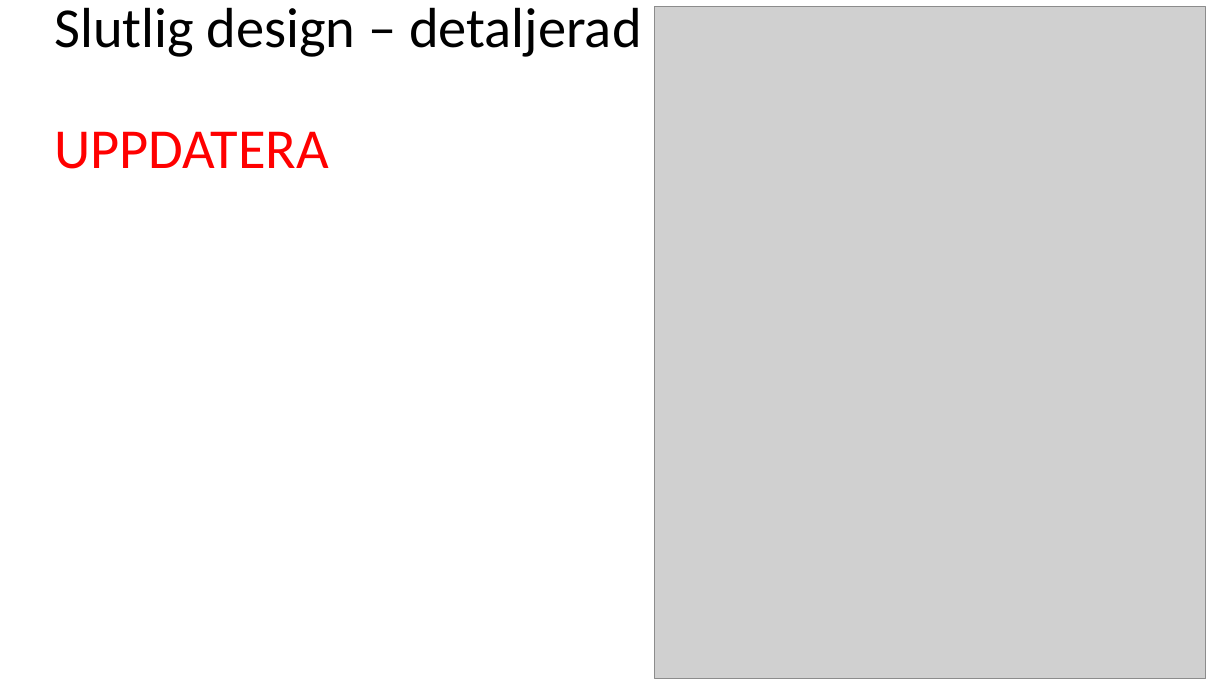
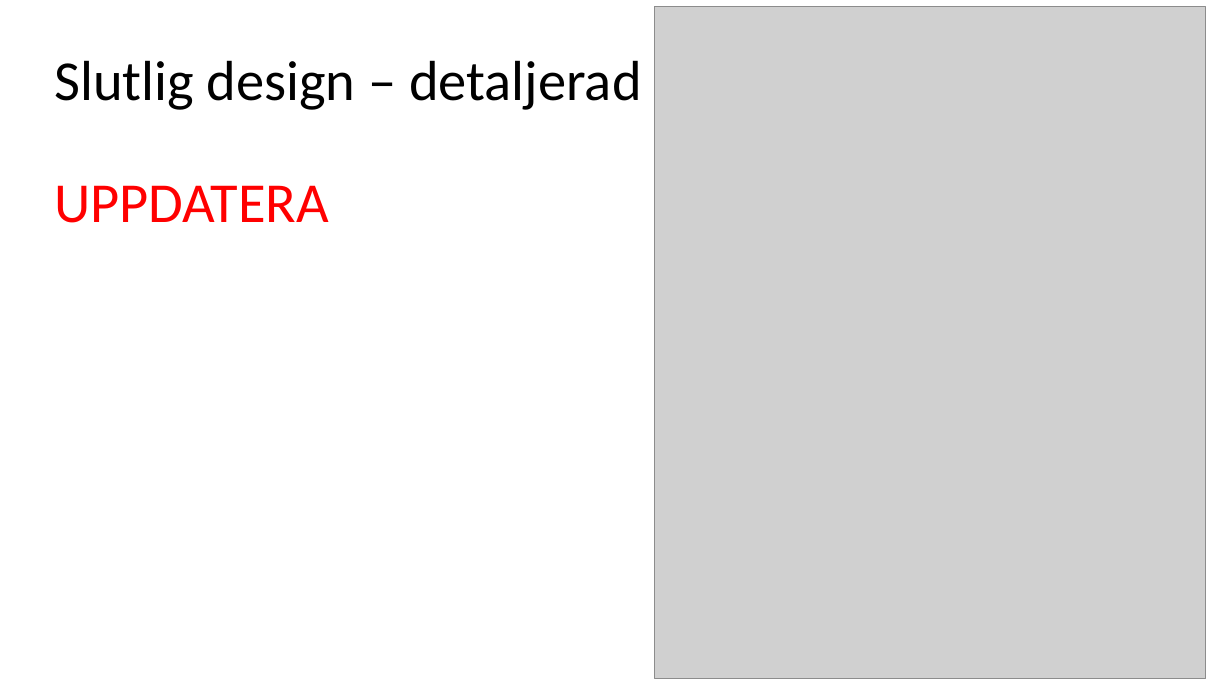
Before and after one commit to Pontussand/INTE2016Project, a slide deck: slide 4 of reports/Slutredovisning/slutredovisning_grupp2.pptx. Drawn at 1232x693 pixels with LibreOffice and Linux fonts; fonts in the diff are those of the drawing; grey boxes stand for pictures. Boxes give left, top, right and bottom in pixels: in the first picture for what was removed or moved away, otherwise in the second. Text is boxed around its words. In the diff, an @@ line names an element or a change of style, - is before the commit and + after.

Commit message:
Uppdaterade slutrapporten med kodkritik, profiling och granskningsupplevelser

```diff
--- a/reports/Slutredovisning/slutredovisning_grupp2.pptx
+++ b/reports/Slutredovisning/slutredovisning_grupp2.pptx
@@ text "Slutlig design – detaljerad": place and size @@
-text "Slutlig design – detaljerad" at (54,7,641,169)
+text "Slutlig design – detaljerad" at (54,60,641,223)
```
Also in this commit, not shown: 1 other slide changed, 4 slides added, 3 slides removed.
